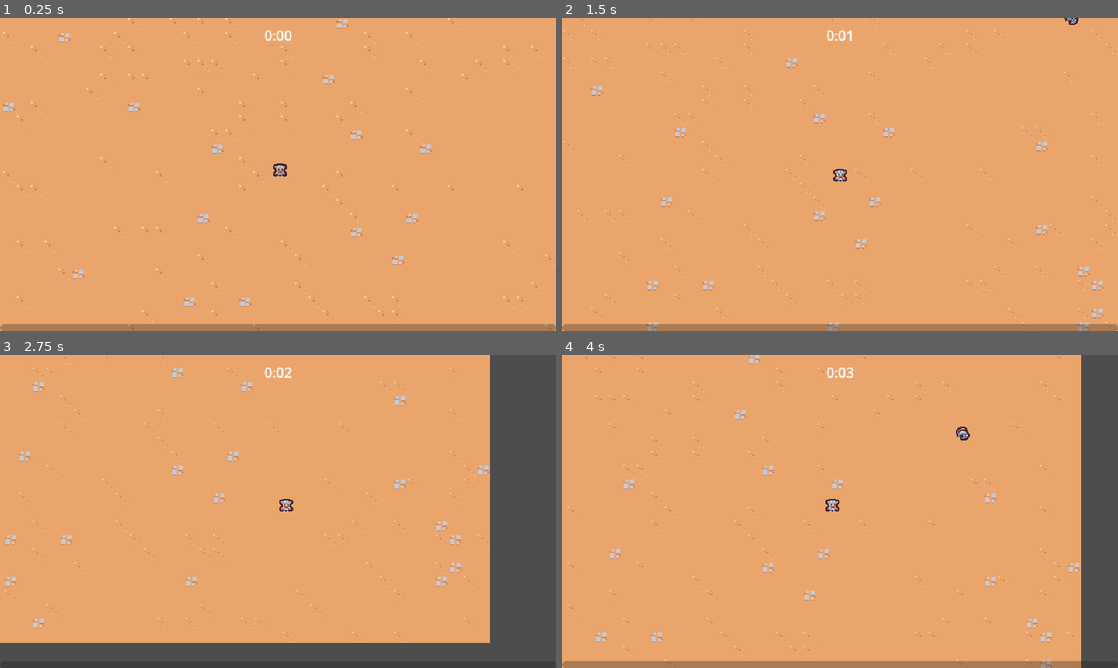
Above: before the commit, frames 1-4 (two rows, left to right).
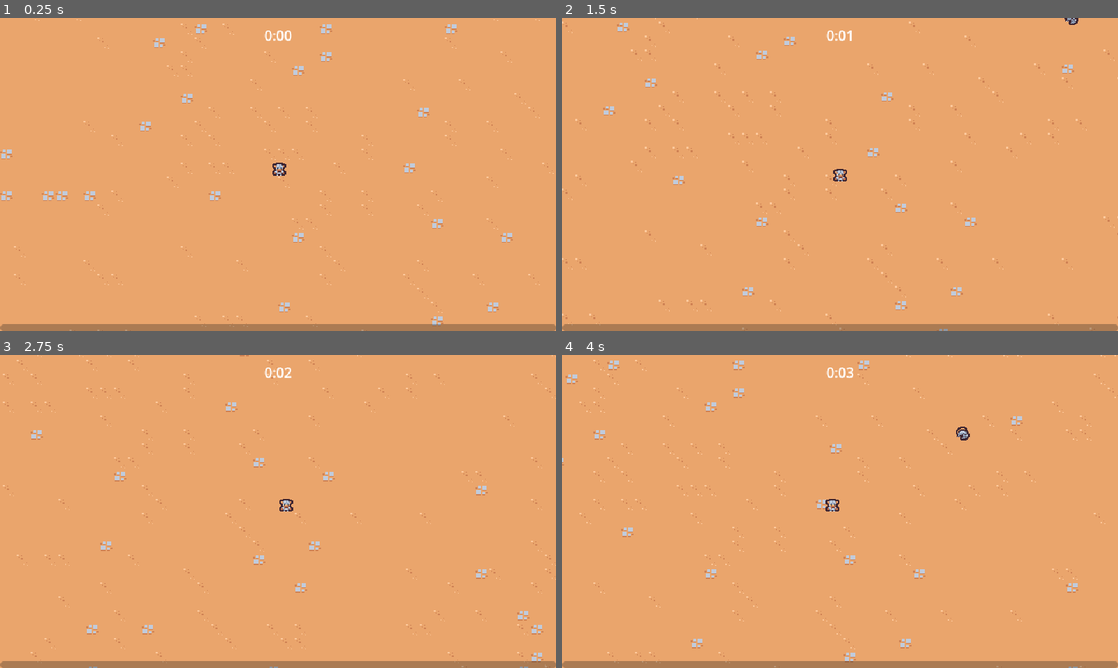
Above: after the commit, the same moments.

Repository: oronbz/2d-survivors
Game: Godot game, scene res://scenes/main/main.tscn
Same seed, same stepped clock (60 frames per second), same inputs: the game is played once before the commit and once after it.
Inputs (mouse positions are in pixels of both pictures, inside the frame that each line leads up to):
- Up to frame 1 (0.25 s): no input
- Up to frame 2 (1.5 s): move the mouse to (962, 158) at 0.52 s; press the mouse at (962, 158) at 0.53 s; hold D (move_right) 0.53-1.28 s; move the mouse to (728, 190) at 1.27 s; release the mouse at (728, 190) at 1.28 s; hold S (move_down) from 1.28 s (still down); click (728, 190) at 1.35 s
- Up to frame 3 (2.75 s): move the mouse to (333, 442) at 2.02 s; release S (move_down) at 2.03 s; press the mouse at (333, 442) at 2.03 s; hold D (move_right) from 2.03 s (still down)
- Up to frame 4 (4 s): move the mouse to (812, 574) at 2.77 s; release D (move_right) at 2.78 s; release the mouse at (812, 574) at 2.78 s; hold W (move_up) 2.78-3.53 s; click (812, 574) at 2.85 s; move the mouse to (1006, 558) at 3.52 s; press the mouse at (1006, 558) at 3.53 s; hold A (move_left) from 3.53 s (still down)

The runs differ from the first frame. In frame 1, 2.6% of the frame differs, in the area x 0-100%, y 0-100%; in frame 2, 2.3%; in frame 3, 21%; in frame 4, 8.8%.

Commit message:
Add ysort for entities and abilities

Diff:
--- a/scenes/ability/sword_ability_controller/sword_ability_controller.gd
+++ b/scenes/ability/sword_ability_controller/sword_ability_controller.gd
@@ -33,7 +33,8 @@
 
 	var enemy = enemies[0] as Node2D
 	var sword = sword_ability_scene.instantiate() as SwordAbility
-	player.get_parent().add_child(sword)
+	var foreground_layer = get_tree().get_first_node_in_group("foreground_layer")
+	foreground_layer.add_child(sword)
 	sword.hitbox_component.damage = damage
 
 	sword.global_position = enemy.global_position
--- a/scenes/component/vial_drop_component.gd
+++ b/scenes/component/vial_drop_component.gd
@@ -18,5 +18,6 @@
 
 	var spawn_position = (owner as Node2D).global_position
 	var vial = vial_scene.instantiate() as Node2D
-	owner.get_parent().add_child(vial)
+	var entities_layer = get_tree().get_first_node_in_group("entities_layer")
+	entities_layer.add_child(vial)
 	vial.global_position = spawn_position
--- a/scenes/main/main.tscn
+++ b/scenes/main/main.tscn
@@ -35,5 +35,10 @@
 format = 2
 layer_0/tile_data = PackedInt32Array(262147, 0, 4, 262148, 0, 4, 262149, 65536, 4, 262150, 0, 4, 262151, 0, 4, 262152,  …(33835 unchanged characters)…
 
-[node name="Player" parent="." instance=ExtResource("1_5g7bp")]
-position = Vector2(416, 408)
+[node name="Entities" type="Node2D" parent="." groups=["entities_layer"]]
+y_sort_enabled = true
+
+[node name="Player" parent="Entities" instance=ExtResource("1_5g7bp")]
+position = Vector2(322, 305)
+
+[node name="Foreground" type="Node2D" parent="." groups=["foreground_layer"]]
--- a/scenes/manager/enemy_manager.gd
+++ b/scenes/manager/enemy_manager.gd
@@ -16,5 +16,6 @@
 	var spawn_position = player.global_position + (random_direction * SPAWN_RADIUS)
 
 	var enemy = basic_enemy_scene.instantiate() as Node2D
-	get_parent().add_child(enemy)
+	var entities_layer = get_tree().get_first_node_in_group("entities_layer")
+	entities_layer.add_child(enemy)
 	enemy.global_position = spawn_position
